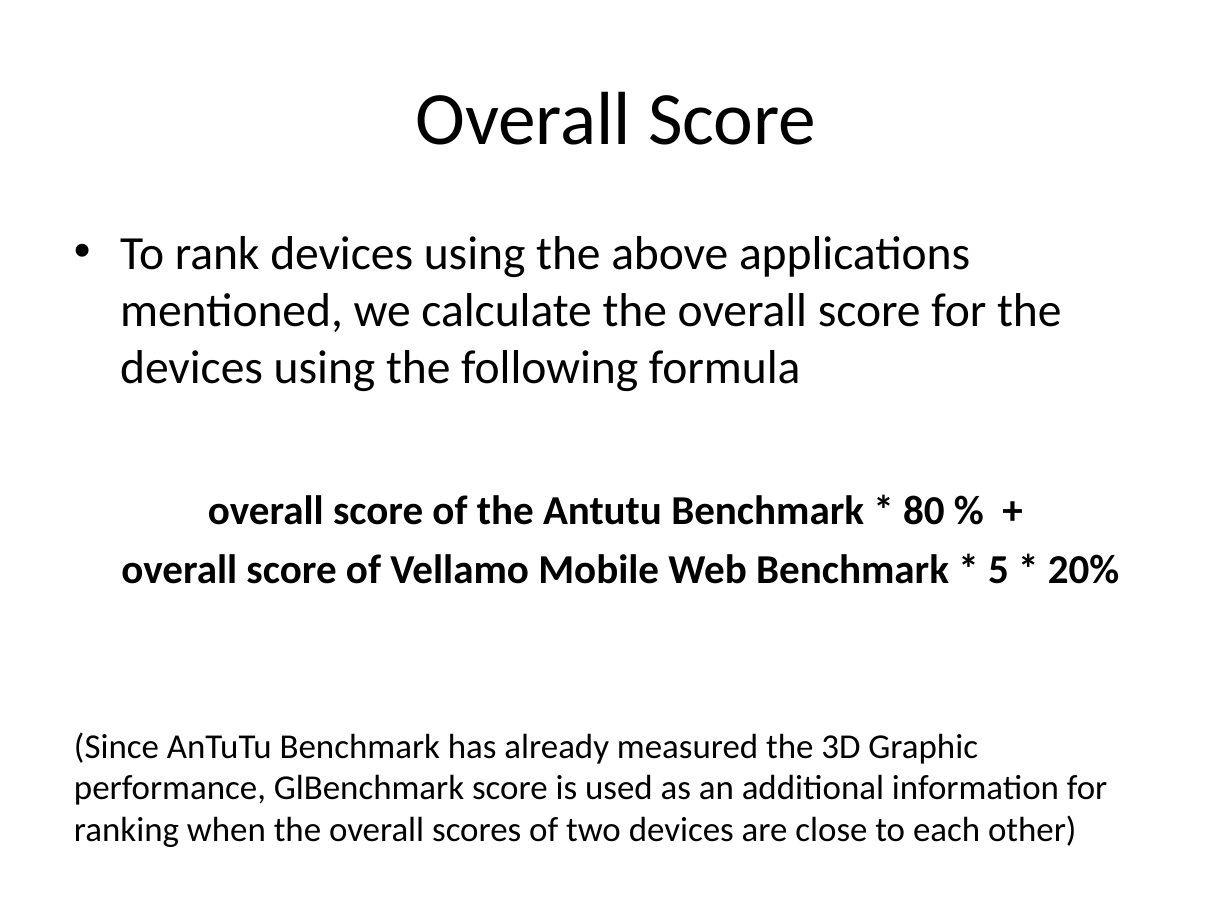
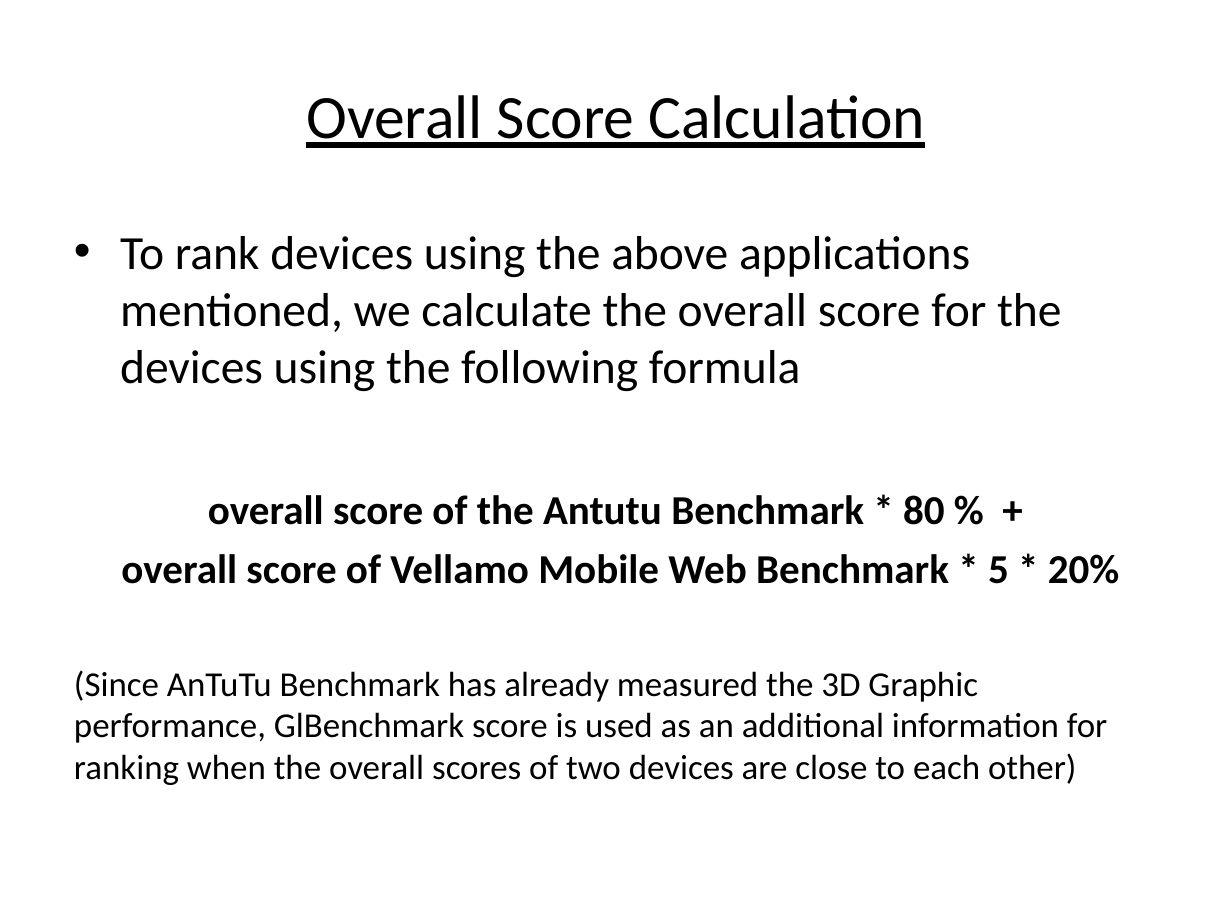
Before and after one commit to laikayeekelly/Benchmark, a slide deck: slide 16 of benchmark.pptx (slide 7 before the commit). Drawn at 1232x924 pixels with LibreOffice and Linux fonts; fonts in the diff are those of the drawing. Boxes give left, top, right and bottom in pixels: in the first picture for what was removed or moved away, otherwise in the second. Text is boxed around its words. In the diff, an @@ line names an element or a change of style, - is before the commit and + after.

Commit message:
android device benchmark powerpoint

```diff
--- a/benchmark.pptx
+++ b/benchmark.pptx
@@ title at (306, 95, 925, 148): text changed; size 44 to 36 pt @@
-Overall Score
+Overall Score Calculation
@@ text "To rank devices using the ..." rewrapped from (74, 236, 1120, 846) to (74, 236, 1120, 785) @@
```
Also in this commit, not shown: 7 other slides changed, 9 slides added.
